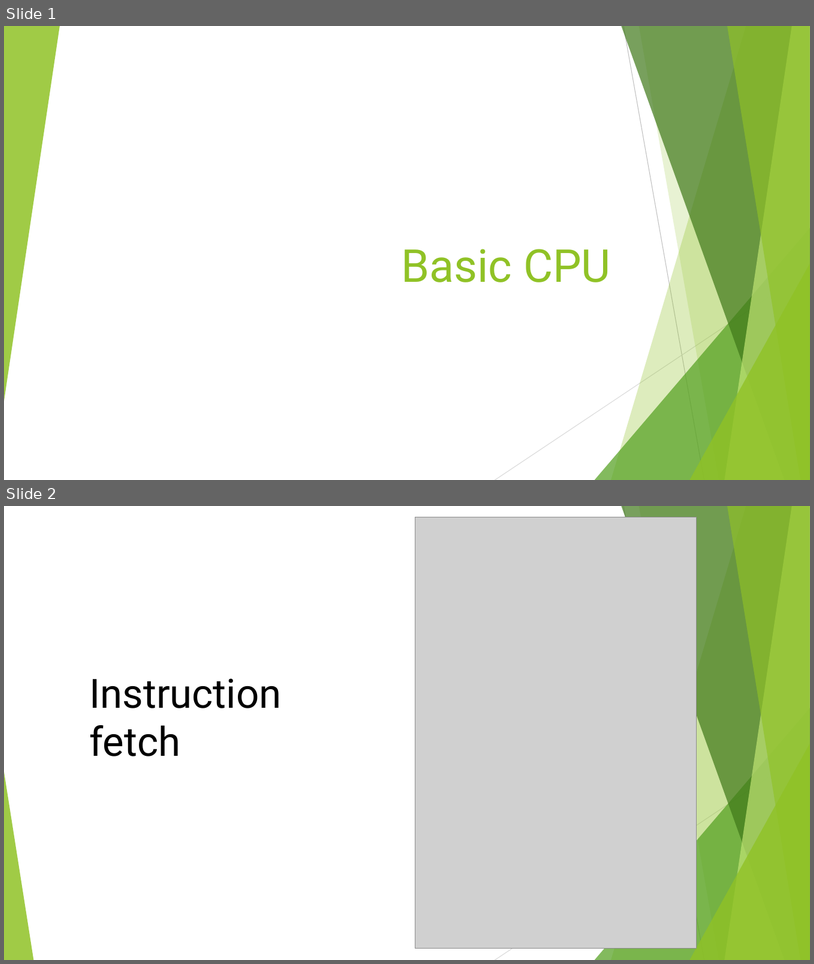
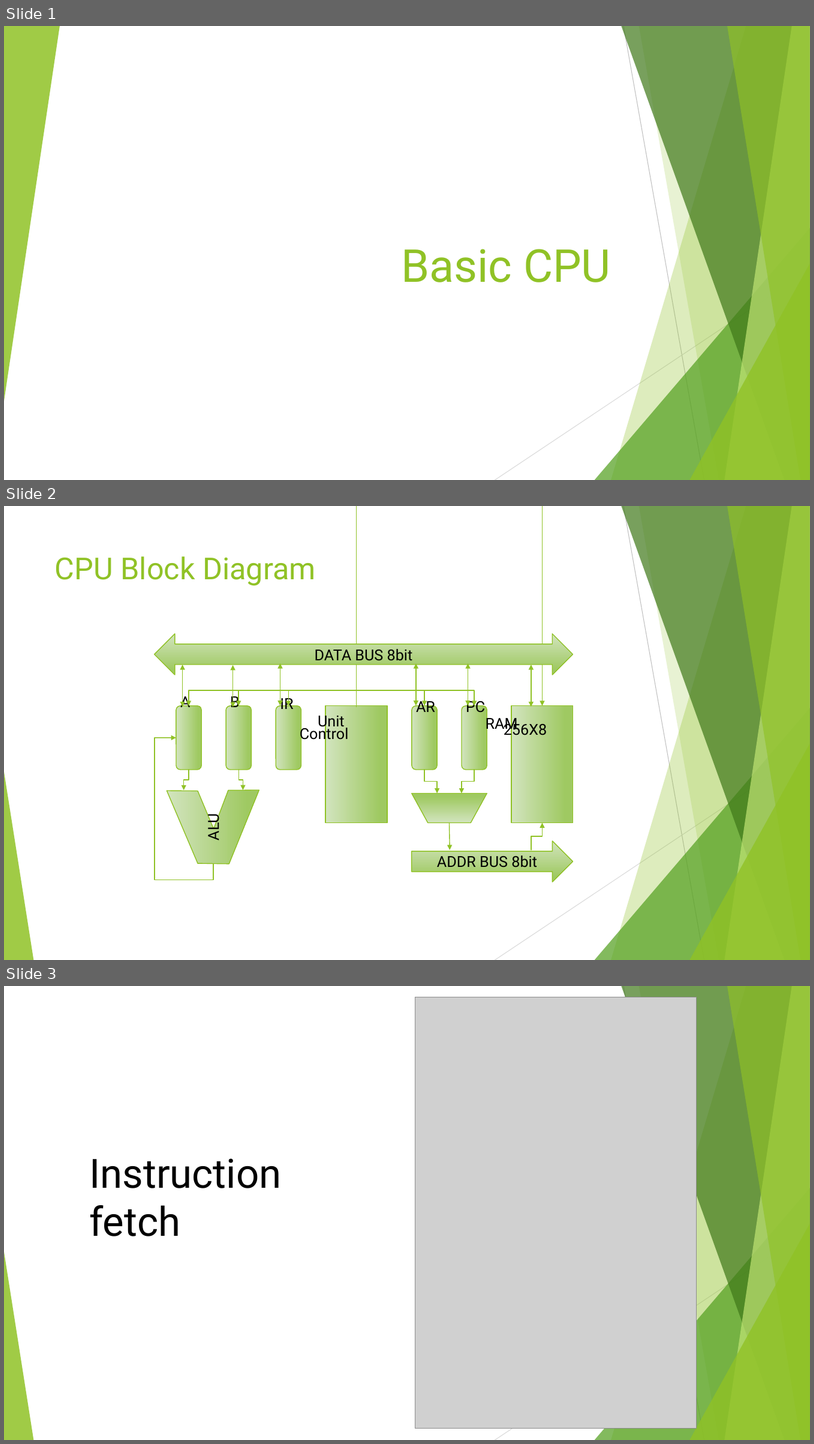
Before and after one commit to SouravB97/BasicCPU, a slide deck: docs/Basic CPU.pptx. Shown one above the other, each under a label of ours: slides 1 and 2 before the commit, slides 1, 2 and 3 after it. The pictures are 814x964 and 814x1444 pixels, drawn with LibreOffice and Linux fonts; fonts in the diff are those of the drawing; grey boxes stand for pictures. Boxes give left, top, right and bottom in pixels: in the first picture for what was removed or moved away, otherwise in the second. Text is boxed around its words. In the diff, an @@ line names an element or a change of style, - is before the commit and + after.

Commit message:
-Added block diagram to PPT

```diff
--- a/docs/Basic CPU.pptx
+++ b/docs/Basic CPU.pptx
@@ slide 2 added at (4,506,810,960), background #FFFFFF; not listed: 10 template elements that a slide beside it also shows @@
@@ title added at (55,556,316,586), 36 pt, text #90C226 @@
+CPU Block Diagram
@@ group added at (155,634,573,882): 11 elbow arrows, 6 double arrows, 5 rounded rectangles, 2 rectangles, 2 arrows, 1 trapezoid, 1 freeform shape, 1 elbow line, 1 left right arrow, 1 left arrow @@
+A
+B
+IR
+PC
+AR
+Control
+Unit
+RAM
+256X8
+ALU
+DATA BUS 8bit
+ADDR BUS 8bit
@@ what was slide 2 is now slide 3 @@
```
Also in this commit, not shown: 3 other slides added, 1 slide removed, 10 other files.
